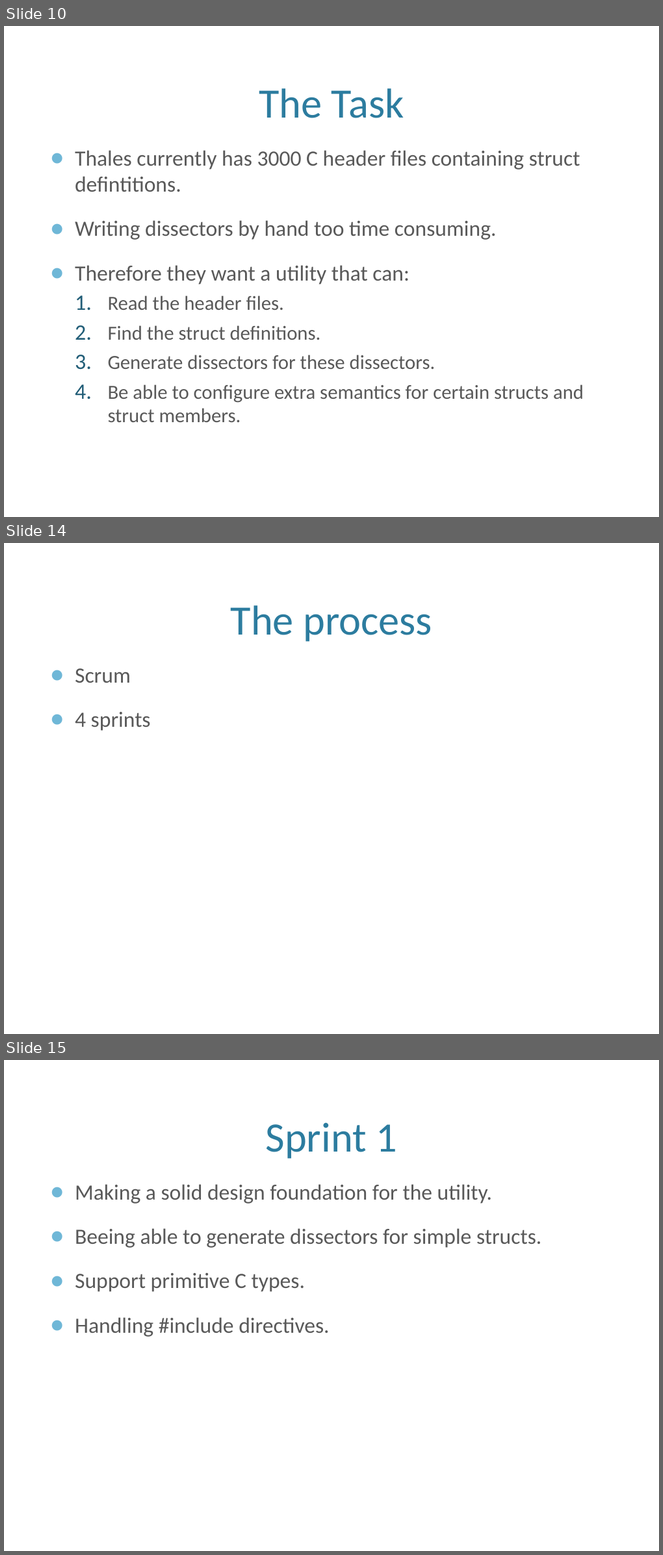
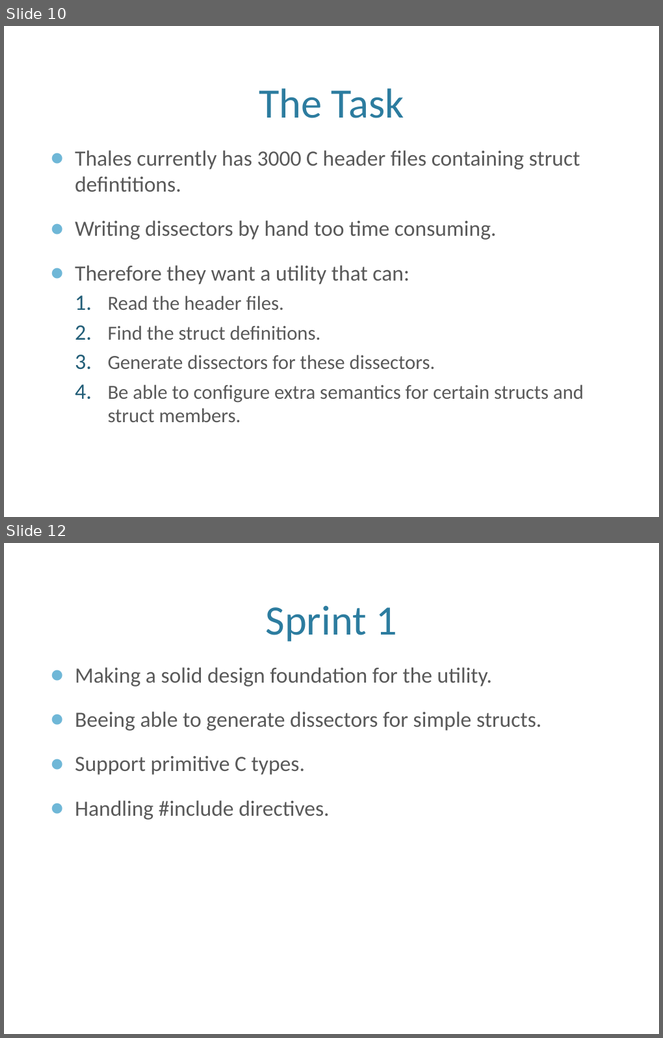
Before and after one commit to eventh/kpro9, a slide deck: presentation/TDT4290_FinalPresentasjon.pptx. Shown one above the other, each under a label of ours: slides 10, 14 and 15 before the commit, slides 10 and 12 after it; the slides between them are not shown. The pictures are 663x1555 and 663x1038 pixels, drawn with LibreOffice and Linux fonts; fonts in the diff are those of the drawing; background and template pictures are left out. Boxes give left, top, right and bottom in pixels: in the first picture for what was removed or moved away, otherwise in the second. Text is boxed around its words. In the diff, an @@ line names an element or a change of style, - is before the commit and + after.

```diff
--- a/presentation/TDT4290_FinalPresentasjon.pptx
+++ b/presentation/TDT4290_FinalPresentasjon.pptx
@@ slide 14 removed at [4, 543, 659, 1034], background picture (left out) @@
@@ title removed at [231, 605, 432, 642] @@
-The process
@@ text removed at [75, 668, 151, 731] @@
-● Scrum
-● 4 sprints
@@ what was slide 15 is now slide 12 @@
```
Also in this commit, not shown: 3 slides changed, 2 other slides removed.
